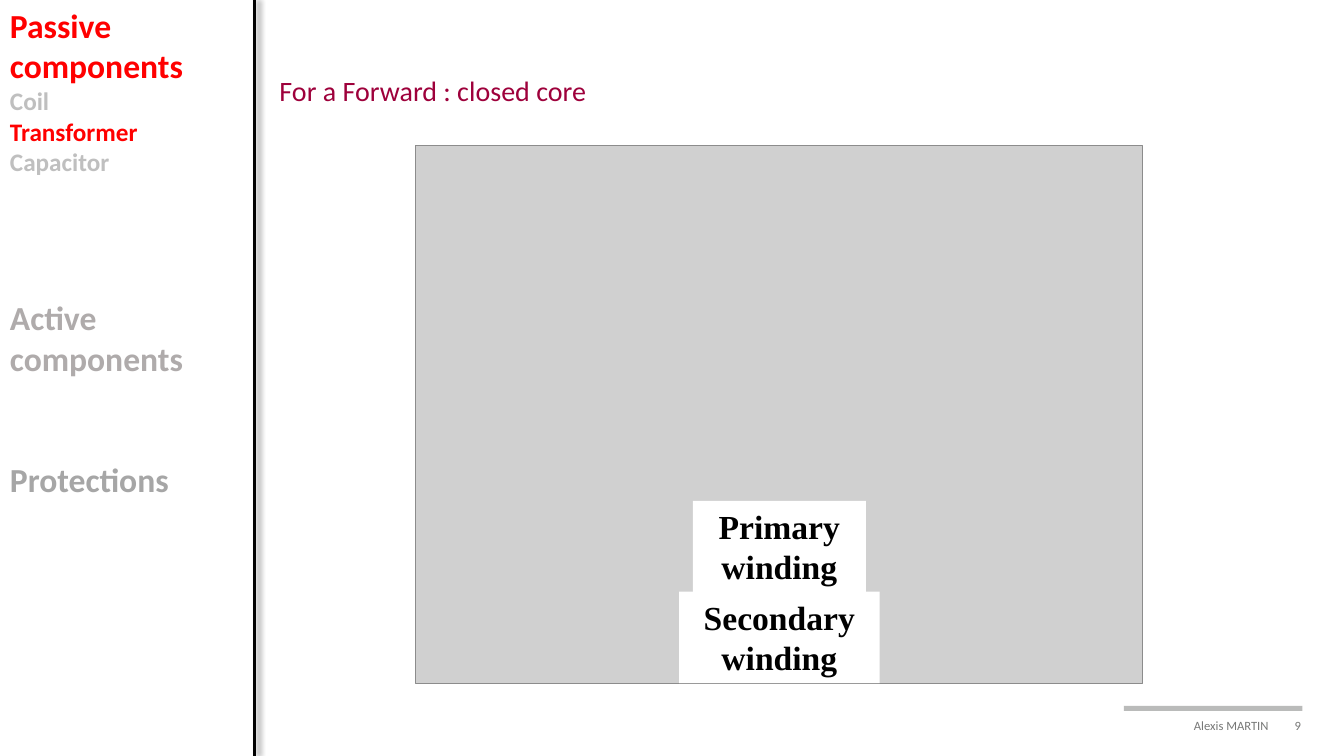
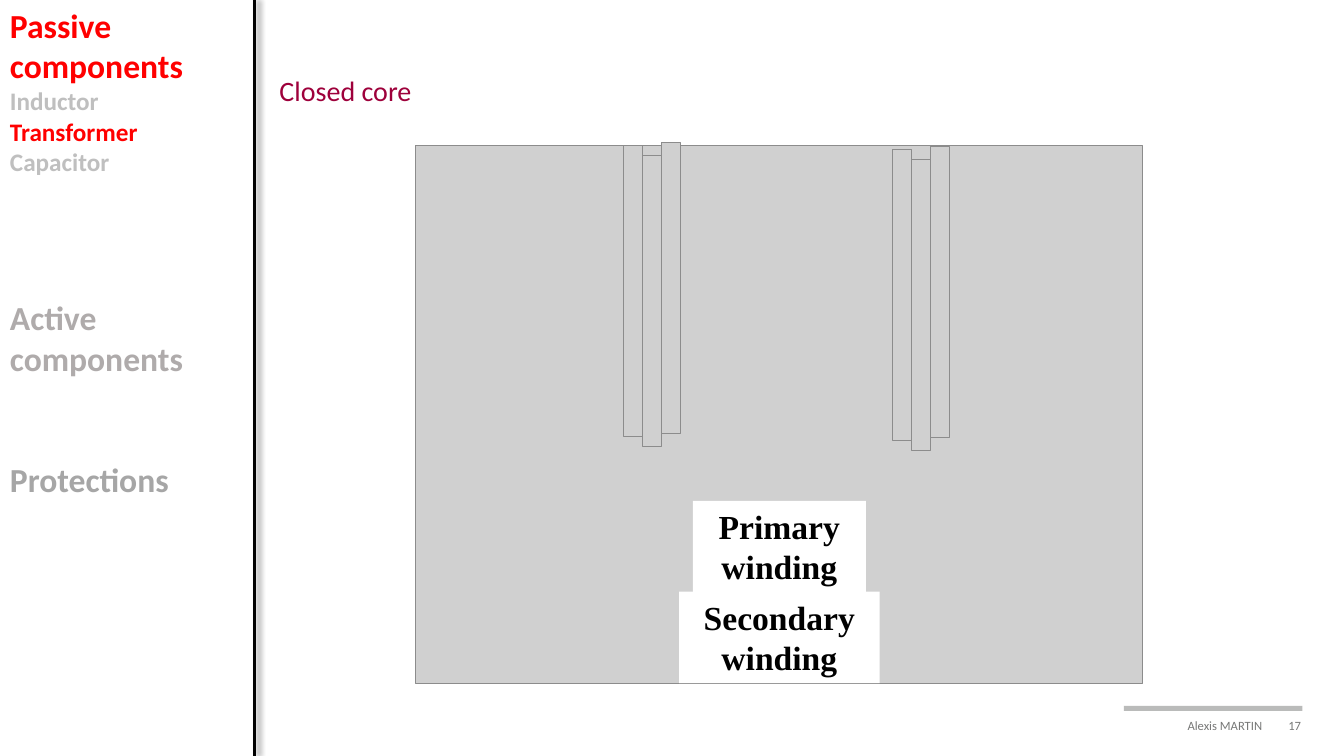
Before and after one commit to alexismartin46/Cours_Electronique_de_Puissance_FISE2, a slide deck: slide 17 of Cours/Cours3_components.pptx (slide 9 before the commit). Drawn at 1344x756 pixels with LibreOffice and Linux fonts; fonts in the diff are those of the drawing; grey boxes stand for pictures; background and template pictures are left out. Boxes give left, top, right and bottom in pixels: in the first picture for what was removed or moved away, otherwise in the second. Text is boxed around its words. In the diff, an @@ line names an element or a change of style, - is before the commit and + after.

```diff
--- a/Cours/Cours3_components.pptx
+++ b/Cours/Cours3_components.pptx
@@ text at [279,81,412,102]: text changed @@
-For a Forward : closed core
+Closed core
@@ text at [10,92,99,110]: text changed @@
-Coil
+Inductor
@@ picture added at [624,146,643,438] @@
@@ picture added at [661,142,681,434] @@
@@ picture added at [931,146,950,438] @@
@@ picture added at [643,155,662,447] @@
@@ picture added at [893,150,912,442] @@
@@ picture added at [912,159,932,451] @@
@@ page number at [1188,721,1301,730]: text changed @@
-Alexis MARTIN 9
+Alexis MARTIN 17
```
Also in this commit, not shown: 16 other slides changed, 13 slides added, 1 slide removed.
